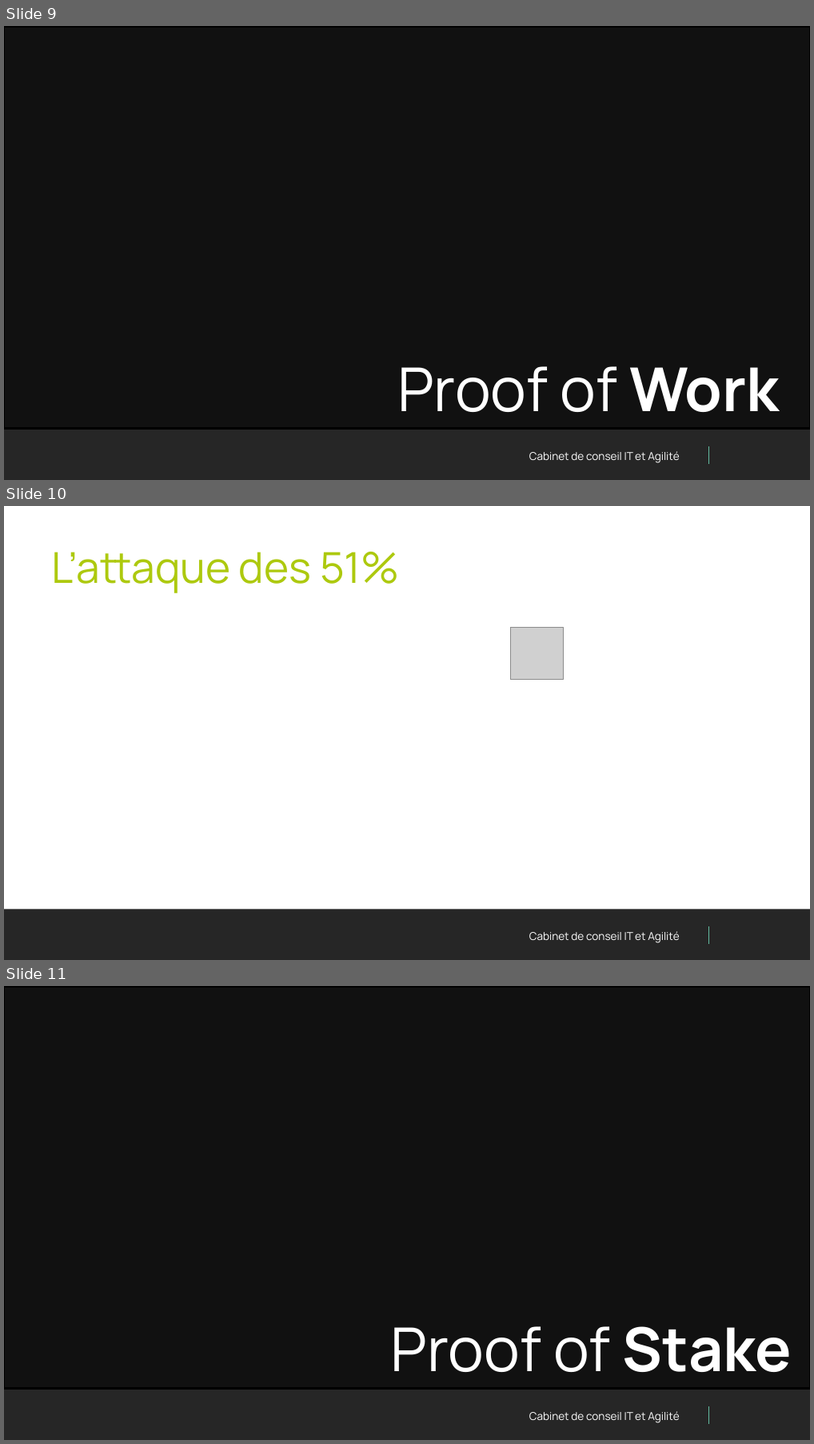
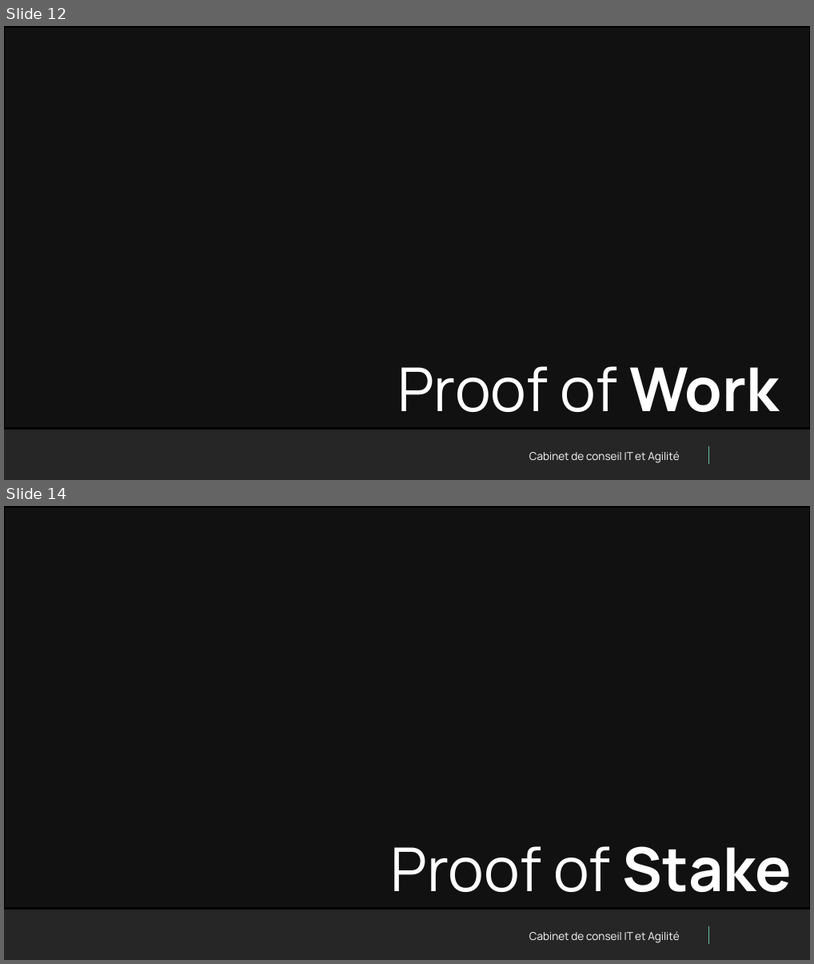
Before and after one commit to PaulFasola/Techlabs, a slide deck: Blockchain101+SmartContracts/Presentation/Techlab Blockchain.pptx. Shown one above the other, each under a label of ours: slides 9, 10 and 11 before the commit, slides 12 and 14 after it; the slides between them are not shown. The pictures are 814x1444 and 814x964 pixels, drawn with LibreOffice and Linux fonts; fonts in the diff are those of the drawing; grey boxes stand for pictures; background and template pictures are left out; a plain dark background stands for a picture behind light text. Boxes give left, top, right and bottom in pixels: in the first picture for what was removed or moved away, otherwise in the second. Text is boxed around its words. In the diff, an @@ line names an element or a change of style, - is before the commit and + after.

```diff
--- a/Blockchain101+SmartContracts/Presentation/Techlab Blockchain.pptx
+++ b/Blockchain101+SmartContracts/Presentation/Techlab Blockchain.pptx
@@ slide 10 removed at bbox=[4, 506, 810, 960], background #FFFFFF; not listed: 3 template elements that a slide beside it also shows @@
@@ title removed at bbox=[52, 552, 399, 593] @@
-L’attaque des 51%
@@ picture removed at bbox=[511, 627, 564, 680] @@
@@ what was slide 9 is now slide 12 @@
@@ what was slide 11 is now slide 14 @@
```
Also in this commit, not shown: 2 slides changed, 4 slides added.
